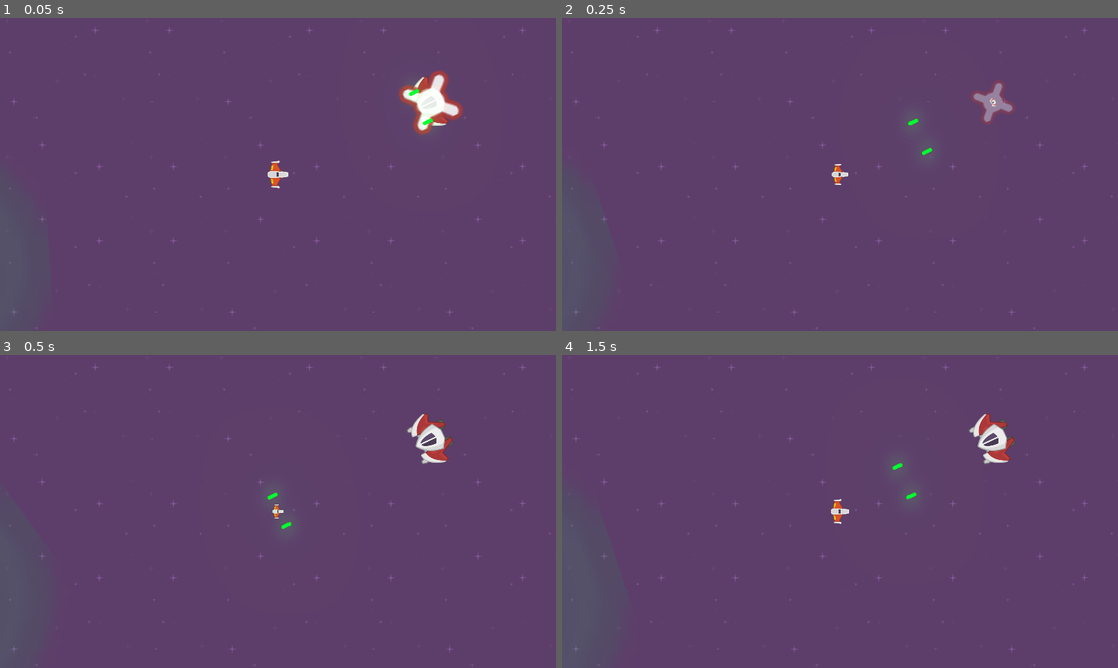
Above: before the commit, frames 1-4 (two rows, left to right).
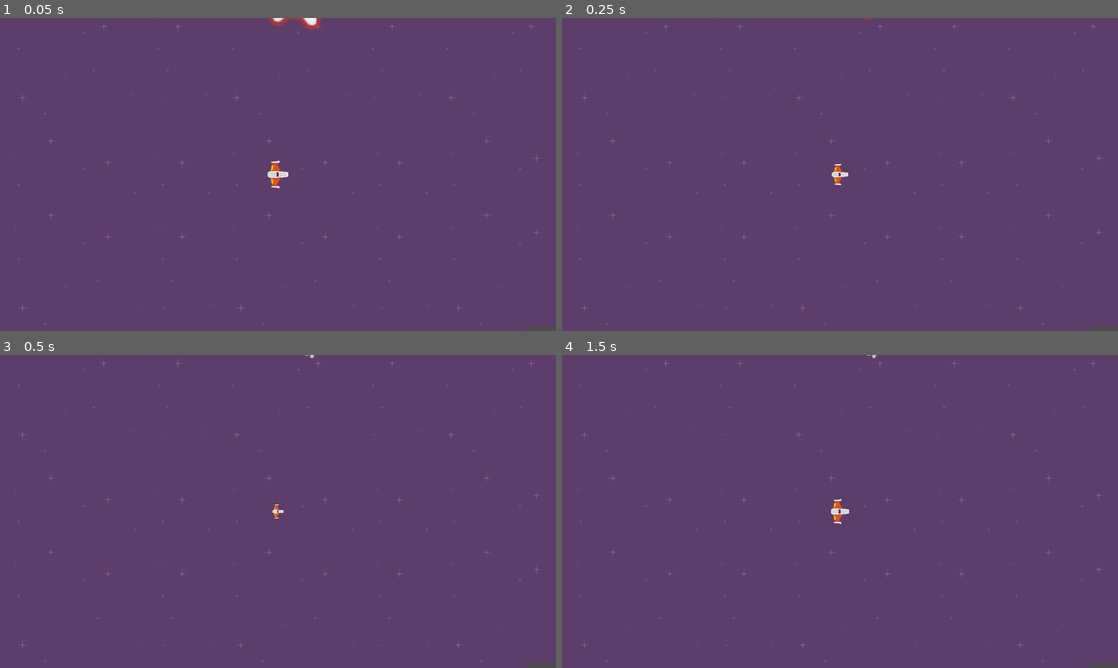
Above: after the commit, the same moments.

Repository: Elunneh/Juego-Meteo
Game: Godot game, scene res://Juego/Niveles/NivelTest.tscn
The game is run twice, just before and just after one commit, with the same random seed, the same clock (stepped at 60 frames per second) and the same inputs.
Inputs (mouse positions are in pixels of both pictures, inside the frame that each line leads up to):
- Up to frame 1 (0.05 s): no input
- Up to frame 2 (0.25 s): no input
- Up to frame 3 (0.5 s): no input
- Up to frame 4 (1.5 s): move the mouse to (962, 495) at 0.52 s; press the mouse at (962, 495) at 0.53 s; hold W (mover_adelante) 0.53-1.28 s; move the mouse to (728, 527) at 1.27 s; release the mouse at (728, 527) at 1.28 s; hold S (mover_atras) from 1.28 s (still down); right-click (728, 527) at 1.35 s

The runs differ from the first frame. In frame 1, 1.9% of the frame differs, in the area x 1-100%, y 0-100%; in frame 2, 1.0%; in frame 3, 1.1%; in frame 4, 1.1%.

Commit message:
Actualizado

Diff:
--- /dev/null
+++ b/EnemigoInterceptor.gd
@@ -0,0 +1 @@
+extends "res://Juego/Naves/Enemigos/EnemigoBase.gd"
--- /dev/null
+++ b/Juego/Naves/Enemigos/EnemigoBase.gd
@@ -0,0 +1,39 @@
+class_name EnemigoBase
+
+extends NaveBase
+
+
+##Atributos
+
+var player_objetivo: Player = null
+var dir_player: Vector2
+##Metodos
+
+func _ready()-> void:
+	player_objetivo = DatosJuego.get_player_actual()
+	Eventos.connect("nave_destruida", self, "_on_nave_destruida")
+	#temporal
+
+
+func _physics_process(delta: float)-> void:
+	rotar_hacia_player()
+
+
+## metodo custom
+func _on_nave_destruida(nave:NaveBase, _posicion, _explosiones)->void:
+	if nave is Player:
+		player_objetivo = null
+
+
+func rotar_hacia_player()-> void:
+	if player_objetivo:
+		dir_player = player_objetivo.global_position - global_position
+		rotation = dir_player.angle()
+
+
+#Señales Internas
+func _on_body_entered(body: Node)-> void:
+	._on_body_entered(body)
+	if body is Player:
+		body.destruir()
+		destruir()
--- a/Juego/Naves/Enemigos/EnemigoInterceptor.gd
+++ b/Juego/Naves/Enemigos/EnemigoInterceptor.gd
@@ -1,38 +1,69 @@
-class_name EnemigoBase
+class_name EnemigoInterceptor
+extends EnemigoBase
 
-extends NaveBase
+
+##enums
+
+enum ESTADO_IA {IDLE, ATACANDOQ, ATACANDOP, PERSECUSION}
+
+##AtributosExport
+
+export var potencia_max: float = 700.0
 
 ##Atributos
 
-var player_objetivo: Player = null
+var estado_ia_actual: int = ESTADO_IA.IDLE
+var potencia_actual: float = 0.0
 
 ##Metodos
+func _integrate_forces(state: Physics2DDirectBodyState)-> void:
+	linear_velocity += dir_player.normalized() * potencia_actual * state.get_step()
 
-func _ready()-> void:
-	player_objetivo = DatosJuego.get_player_actual()
-	Eventos.connect("nave_destruida", self, "_on_nave_destruida")
-	#temporal
-	canion.set_esta_disparando(true)
-
-func _physics_process(delta: float)-> void:
-	rotar_hacia_player()
+	linear_velocity.x = clamp(linear_velocity.x, -potencia_max, potencia_max )
+	linear_velocity.y = clamp(linear_velocity.y, -potencia_max, potencia_max)
 
 
-## metodo custom
-func _on_nave_destruida(nave:NaveBase, _posicion, _explosiones)->void:
-	if nave is Player:
-		player_objetivo = null
+## Metodo Customs
+
+func controlador_estado_ia(nuevo_estado: int)-> void:
+	match nuevo_estado:
+		ESTADO_IA.IDLE:
+			canion.set_esta_disparando(false)
+			potencia_actual = 0.0
+		ESTADO_IA.ATACANDOQ:
+			canion.set_esta_disparando(true)
+			potencia_actual = 0.0
+		ESTADO_IA.ATACANDOP:
+			canion.set_esta_disparando(true)
+			potencia_actual = potencia_max
+		ESTADO_IA.PERSECUSION:
+			canion.set_esta_disparando(false)
+			potencia_actual = potencia_max
+		_:
+			printerr("Error de estado")
+	estado_ia_actual = nuevo_estado
+
+##Señales internas
 
 
-func rotar_hacia_player()-> void:
-	if player_objetivo:
-		var dir_player: Vector2 = player_objetivo.global_position - global_position
-		rotation = dir_player.angle()
+
+func _on_AreaDisparo_body_entered(body:Node)-> void:
+	controlador_estado_ia(ESTADO_IA.ATACANDOP)
 
 
-#Señales Internas
-func _on_body_entered(body: Node)-> void:
-	._on_body_entered(body)
-	if body is Player:
-		body.destruir()
-		destruir()
+
+
+func _on_AreaDisparo_body_exited(body: Node)-> void:
+	controlador_estado_ia(ESTADO_IA.PERSECUSION)
+
+
+
+
+func _on_AreaDeteccion_body_entered(body: Node)-> void:
+	controlador_estado_ia(ESTADO_IA.ATACANDOQ)
+
+
+
+
+func _on_AreaDeteccion_body_exited(body: Node)-> void:
+	controlador_estado_ia(ESTADO_IA.ATACANDOP)
--- a/Juego/Naves/Enemigos/EnemigoInterceptor.tscn
+++ b/Juego/Naves/Enemigos/EnemigoInterceptor.tscn
@@ -76,8 +76,7 @@
 "values": [ true, true ]
 }
 
-[sub_resource type="Animation" id=2]
-resource_name = "default"
+[sub_resource type="Animation" id=4]
 length = 0.001
 tracks/0/type = "value"
 tracks/0/path = NodePath("SpriteSpawn:scale")
@@ -140,20 +139,19 @@
 "values": [ true ]
 }
 
-[sub_resource type="CircleShape2D" id=4]
+[sub_resource type="CircleShape2D" id=5]
 radius = 1053.87
 
-[sub_resource type="CircleShape2D" id=5]
-radius = 722.916
+[sub_resource type="CircleShape2D" id=6]
+radius = 863.228
 
 [node name="EnemigoInterceptor" instance=ExtResource( 1 )]
 collision_layer = 2147483650
-collision_mask = 13
-physics_material_override = SubResource( 6 )
+collision_mask = 15
+physics_material_override = SubResource( 1 )
 contacts_reported = 2
 contact_monitor = true
 script = ExtResource( 4 )
-hitpoints = 20.0
 
 [node name="Sprite" parent="." index="0"]
 rotation = -1.5708
@@ -161,9 +159,10 @@
 texture = ExtResource( 3 )
 
 [node name="CollisionShape2D" parent="." index="1"]
-shape = SubResource( 1 )
+shape = SubResource( 2 )
 
 [node name="Canion" parent="." index="2"]
+visible = false
 proyectil = ExtResource( 5 )
 cadencia_disparo = 1.2
 velocidad_proyectil = 1200
@@ -178,7 +177,7 @@
 [node name="AnimationPlayer" type="AnimationPlayer" parent="." index="4"]
 autoplay = "Spawn"
 anims/Spawn = SubResource( 3 )
-anims/default = SubResource( 2 )
+anims/default = SubResource( 4 )
 
 [node name="SpriteSpawn" type="Sprite" parent="." index="5"]
 visible = false
@@ -191,15 +190,21 @@
 
 [node name="CollisionShape2D" type="CollisionShape2D" parent="AreaDisparo" index="0"]
 visible = false
-shape = SubResource( 4 )
+modulate = Color( 0.0196078, 0.0196078, 0.0196078, 1 )
+shape = SubResource( 5 )
 
 [node name="AreaDeteccion" type="Area2D" parent="." index="7"]
 visible = false
+modulate = Color( 0.309804, 0.988235, 0, 1 )
 collision_layer = 0
 
 [node name="CollisionShape2D" type="CollisionShape2D" parent="AreaDeteccion" index="0"]
 visible = false
-shape = SubResource( 5 )
+shape = SubResource( 6 )
 [connection signal="animation_finished" from="AnimationPlayer" to="." method="_on_AnimationPlayer_animation_finished"]
+[connection signal="body_entered" from="AreaDisparo" to="." method="_on_AreaDisparo_body_entered"]
+[connection signal="body_exited" from="AreaDisparo" to="." method="_on_AreaDisparo_body_exited"]
+[connection signal="body_entered" from="AreaDeteccion" to="." method="_on_AreaDeteccion_body_entered"]
+[connection signal="body_exited" from="AreaDeteccion" to="." method="_on_AreaDeteccion_body_exited"]
 
 [editable path="Canion"]
--- a/Juego/Niveles/Nivel.gd
+++ b/Juego/Niveles/Nivel.gd
@@ -3,24 +3,28 @@
 
 ##Atributos
 var meteoritos_totales: int = 0
+var player:Player = null
 
 ## Atributos Export
 export var explosion:PackedScene = null
 export var meteorito:PackedScene = null
 export var explosion_meteorito: PackedScene = null
 export var sector_meteoritos: PackedScene = null
+export var enemigo_interceptor: PackedScene = null
 export var tiempo_transicion_camara: float = 2.0
 
 #Atributos Onready
 onready var contenedor_proyectiles:Node
 onready var contenedor_meteoritos:Node
 onready var contenedor_sector_meteoritos: Node
+onready var contenedor_enemigos: Node
 onready var camara_nivel: Camera2D = $CamaraNivel
 #Metodos
 
 func _ready()-> void:
 	conectar_seniales()
 	crear_contenedores()
+	player = DatosJuego.get_player_actual()
 
 #Metodos Custom
 func conectar_seniales()-> void:
@@ -43,7 +47,16 @@
 	contenedor_sector_meteoritos.name = "ContenedorSectorMeteoritos"
 	add_child(contenedor_sector_meteoritos)
 
+	contenedor_enemigos = Node.new()
+	contenedor_enemigos.name = "ContenedorEnemigos"
+	add_child(contenedor_enemigos)
 
+func crear_sector_enemigo(num_enemigos: int)->void:
+	for _i in range(num_enemigos):
+		var new_interceptor: EnemigoInterceptor = enemigo_interceptor.instance()
+		var spawn_pos : Vector2 = crear_posiciones_aleatoria(1000.0, 800.0)
+		new_interceptor.global_position = player.global_position + spawn_pos
+		contenedor_enemigos.add_child(new_interceptor)
 
 ##Conexion de externas
 
@@ -52,7 +65,7 @@
 	if tipo_peligro == "Meteorito":
 		crear_sector_meteoritos(centro_cam, num_peligros)
 	elif tipo_peligro == "Enemigo":
-		pass
+		crear_sector_enemigo(num_peligros)
 
 
 
--- a/Juego/Niveles/NivelTest.tscn
+++ b/Juego/Niveles/NivelTest.tscn
@@ -19,6 +19,7 @@
 meteorito = ExtResource( 6 )
 explosion_meteorito = ExtResource( 7 )
 sector_meteoritos = ExtResource( 9 )
+enemigo_interceptor = ExtResource( 10 )
 
 [node name="ParallaxBackground" type="ParallaxBackground" parent="."]
 scroll_ignore_camera_zoom = true
@@ -70,7 +71,7 @@
 texture = ExtResource( 8 )
 
 [node name="Sprite12" type="Sprite" parent="ParallaxBackground/ParallaxFondo"]
-position = Vector2( 2215.3, 725.409 )
+position = Vector2( 2234.33, 711.139 )
 texture = ExtResource( 8 )
 
 [node name="Sprite13" type="Sprite" parent="ParallaxBackground/ParallaxFondo"]
@@ -88,13 +89,20 @@
 [node name="TriggersLluviaMeteoritos" type="Node" parent="."]
 
 [node name="SectorDePeligro" parent="TriggersLluviaMeteoritos" instance=ExtResource( 5 )]
-position = Vector2( 2208.41, 171.501 )
+position = Vector2( -154.253, -673.071 )
 tipo_peligro = "Meteorito"
 
 [node name="ContenedorEstaciones" type="Node" parent="."]
 
 [node name="EstacionRecarga" parent="ContenedorEstaciones" instance=ExtResource( 12 )]
-position = Vector2( 412.95, 497.803 )
+position = Vector2( -1223.4, -686.647 )
+
+[node name="TriggersInterseptores" type="Node" parent="."]
+
+[node name="SectorDePeligro" parent="TriggersInterseptores" instance=ExtResource( 5 )]
+position = Vector2( -789.634, 1003.69 )
+tipo_peligro = "Enemigo"
+numero_peligros = 2
 
 [node name="WorldEnvironment" type="WorldEnvironment" parent="."]
 environment = ExtResource( 2 )
@@ -107,8 +115,11 @@
 [node name="TweenCamara" type="Tween" parent="."]
 
 [node name="Player" parent="." instance=ExtResource( 1 )]
-position = Vector2( 1690.21, 165.429 )
+position = Vector2( 1148.54, -76.8954 )
 
 [node name="EnemigoInterceptor" parent="." instance=ExtResource( 10 )]
-position = Vector2( 2220.09, -83.8954 )
+position = Vector2( 2002.62, 580.333 )
+
+[node name="EnemigoInterceptor2" parent="." instance=ExtResource( 10 )]
+position = Vector2( 1212.99, -675.469 )
 [connection signal="tween_completed" from="TweenCamara" to="." method="_on_TweenCamara_tween_completed"]
--- a/project.godot
+++ b/project.godot
@@ -46,6 +46,11 @@
 }, {
 "base": "NaveBase",
 "class": "EnemigoBase",
+"language": "GDScript",
+"path": "res://Juego/Naves/Enemigos/EnemigoBase.gd"
+}, {
+"base": "EnemigoBase",
+"class": "EnemigoInterceptor",
 "language": "GDScript",
 "path": "res://Juego/Naves/Enemigos/EnemigoInterceptor.gd"
 }, {
@@ -128,6 +133,7 @@
 "DatoJuego": "",
 "Dummy": "",
 "EnemigoBase": "",
+"EnemigoInterceptor": "",
 "Escudo": "",
 "EstacionRecarga": "",
 "Estela": "",
Not shown: 1 places in Juego/Naves/Enemigos/EnemigoInterceptor.tscn that only renumber resources
